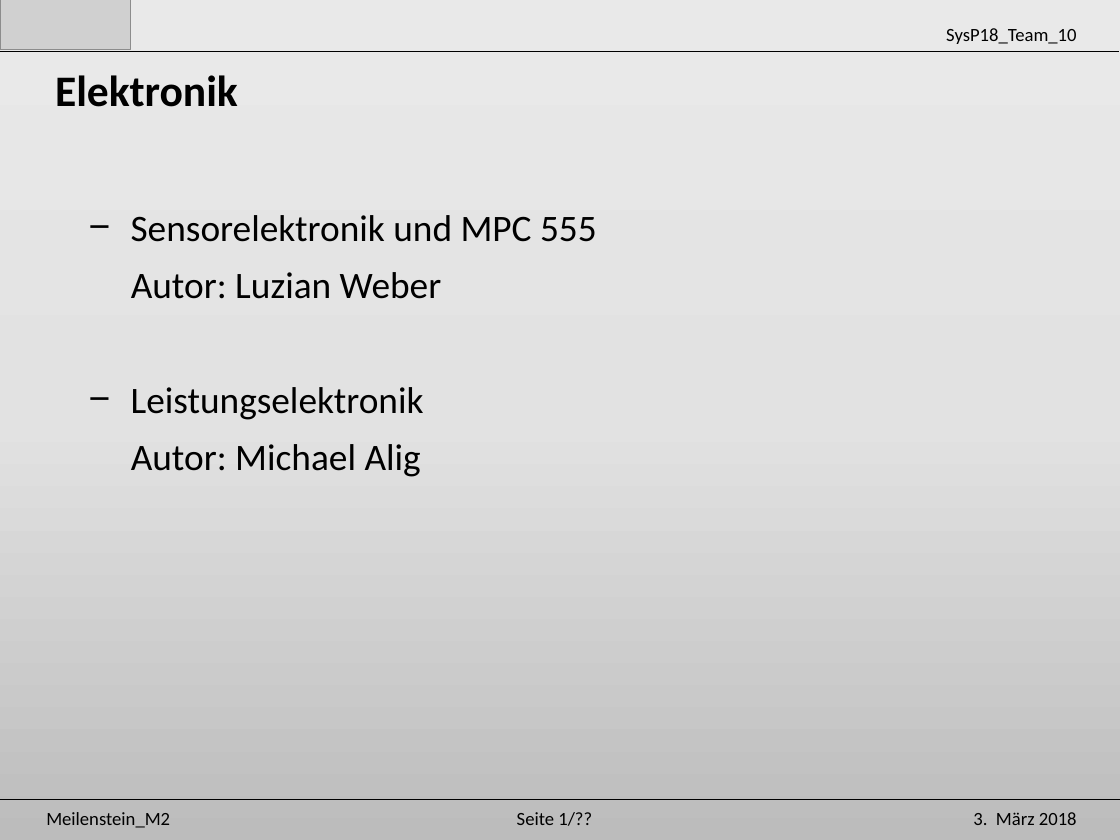
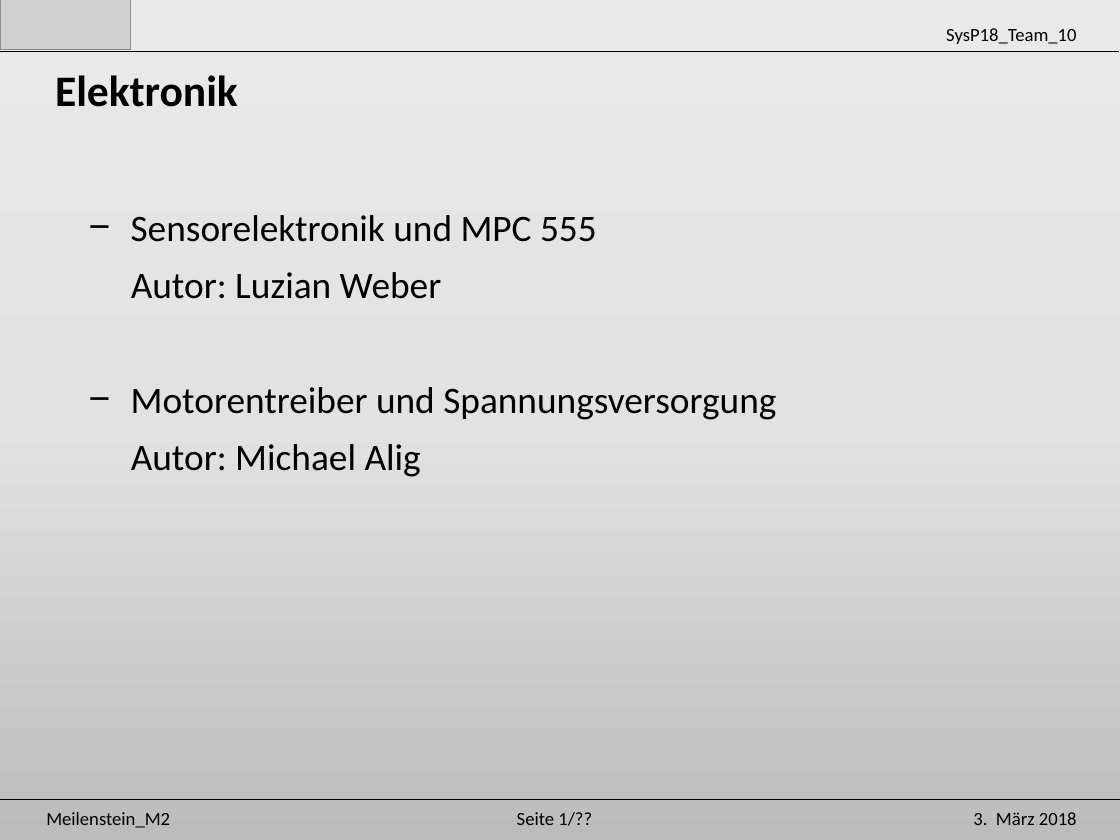
Before and after one commit to Unaqwyn/SysP18_1cv, a slide deck: slide 6 of 01_Organisation/02_Meilensteine/m2/Praesentation_m2.pptx (slide 5 before the commit). Drawn at 1120x840 pixels with LibreOffice and Linux fonts; fonts in the diff are those of the drawing; grey boxes stand for pictures. Boxes give left, top, right and bottom in pixels: in the first picture for what was removed or moved away, otherwise in the second. Text is boxed around its words. In the diff, an @@ line names an element or a change of style, - is before the commit and + after.

```diff
--- a/01_Organisation/02_Meilensteine/m2/Praesentation_m2.pptx
+++ b/01_Organisation/02_Meilensteine/m2/Praesentation_m2.pptx
@@ text at (131,387,776,420): text changed @@
-− Leistungselektronik
+− Motorentreiber und Spannungsversorgung
```
Also in this commit, not shown: 11 other slides changed.
